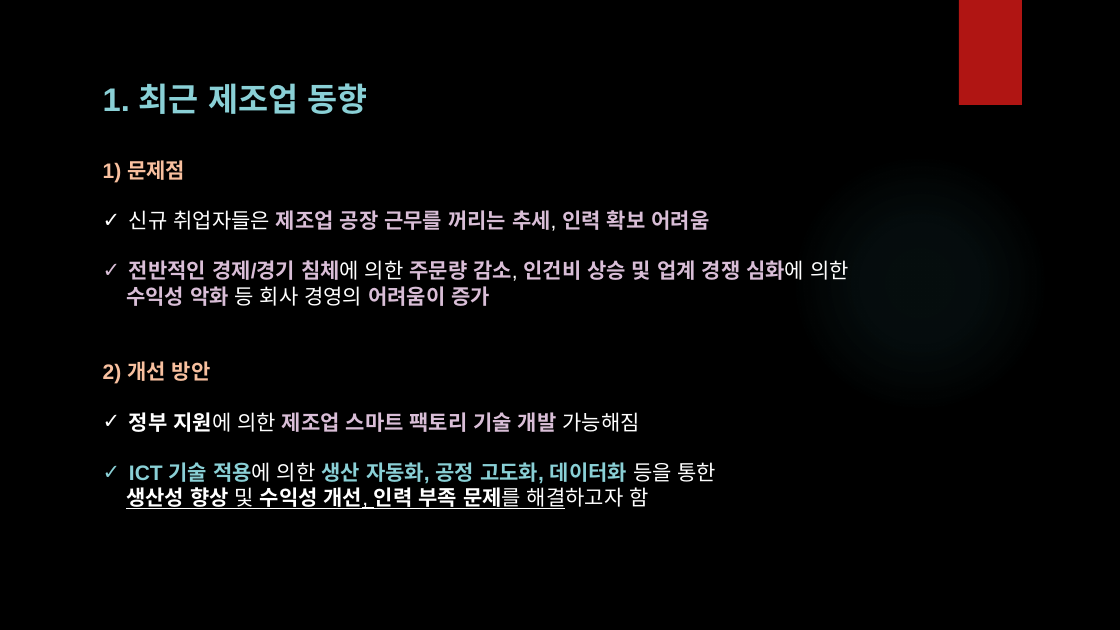
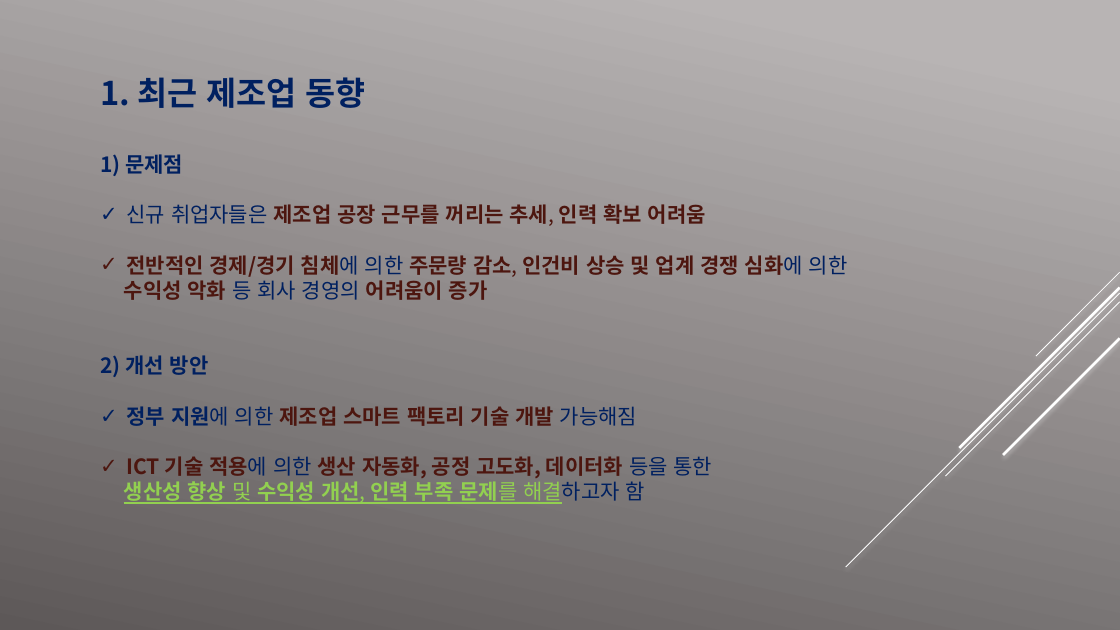
Before and after one commit to easyfw/HK_SmartFactory_Plan, a slide deck: slide 3 of (주)형경산업_스마트 팩토리 개발 및 구현.pptx. Drawn at 1120x630 pixels with LibreOffice and Linux fonts; fonts in the diff are those of the drawing; background and template pictures are left out. Boxes give left, top, right and bottom in pixels: in the first picture for what was removed or moved away, otherwise in the second. Text is boxed around its words. In the diff, an @@ line names an element or a change of style, - is before the commit and + after.

```diff
--- a/(주)형경산업_스마트 팩토리 개발 및 구현.pptx
+++ b/(주)형경산업_스마트 팩토리 개발 및 구현.pptx
@@ background picture (left out) to gradient #B9B5B5 to #5D5858 @@
@@ rectangle removed at [959, 0, 1022, 105] @@
@@ text "1. 최근 제조업 동향" at [100, 77, 848, 504]: font Arial to Noto Sans CJK KR; text colour #8AD0D6 to #002060 in "1. 최근 제조업 동향"; text colour #F8C09F to #002060 in "1) 문제점", "2) 개선 방안"; text colour #FFFFFF to #002060 in "신규 취업자들은", "침체에 의한 심화에 의한", "등 회사 경영의", "정부 지원에 의한 가능해짐" and 2 more places; text colour #D9BED7 to #4E1710 in "제조업 공장 근무를 꺼리는 추세, 인력 확보 ...", "전반적인 경제/경기 침체에 주문량 감소, 인건비 상승 ...", "수익성 악화 어려움이 증가", "제조업 스마트 팩토리 기술 개발"; text colour #FFFFFF to #4E1710 in "추세,", "감소,"; text colour #8AD0D6 to #4E1710 in "ICT 기술 적용에 생산 자동화, 공정 고도화, ..."; text colour #FFFFFF to #92D050 in "생산성 향상 및 수익성 개선, 인력 부족 ..." @@
@@ ellipse removed at [791, 154, 1049, 413] @@
@@ group added at [846, 272, 1120, 567]: 5 lines @@
```
Also in this commit, not shown: 13 other slides changed, 1 other file.
